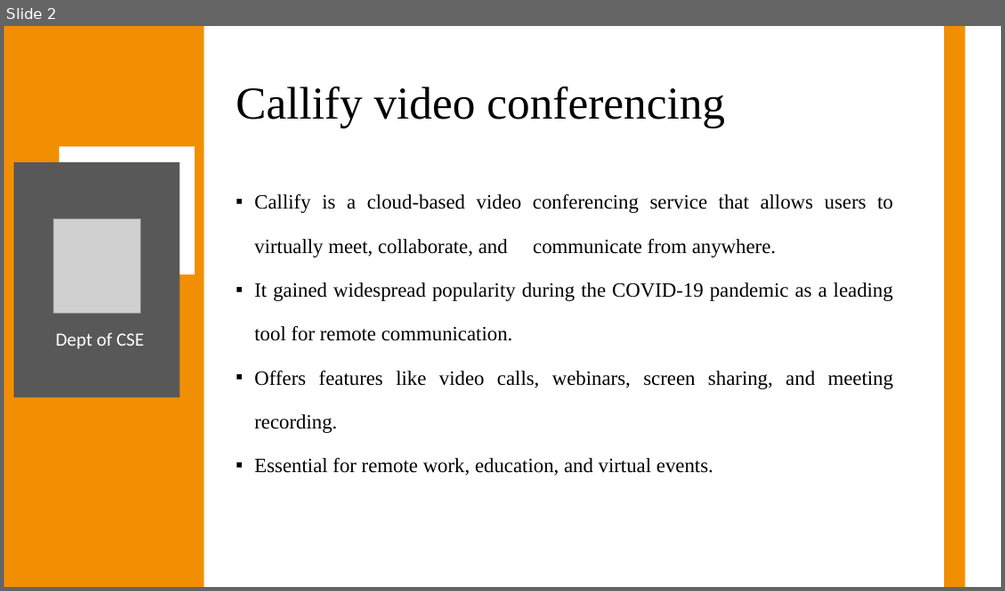
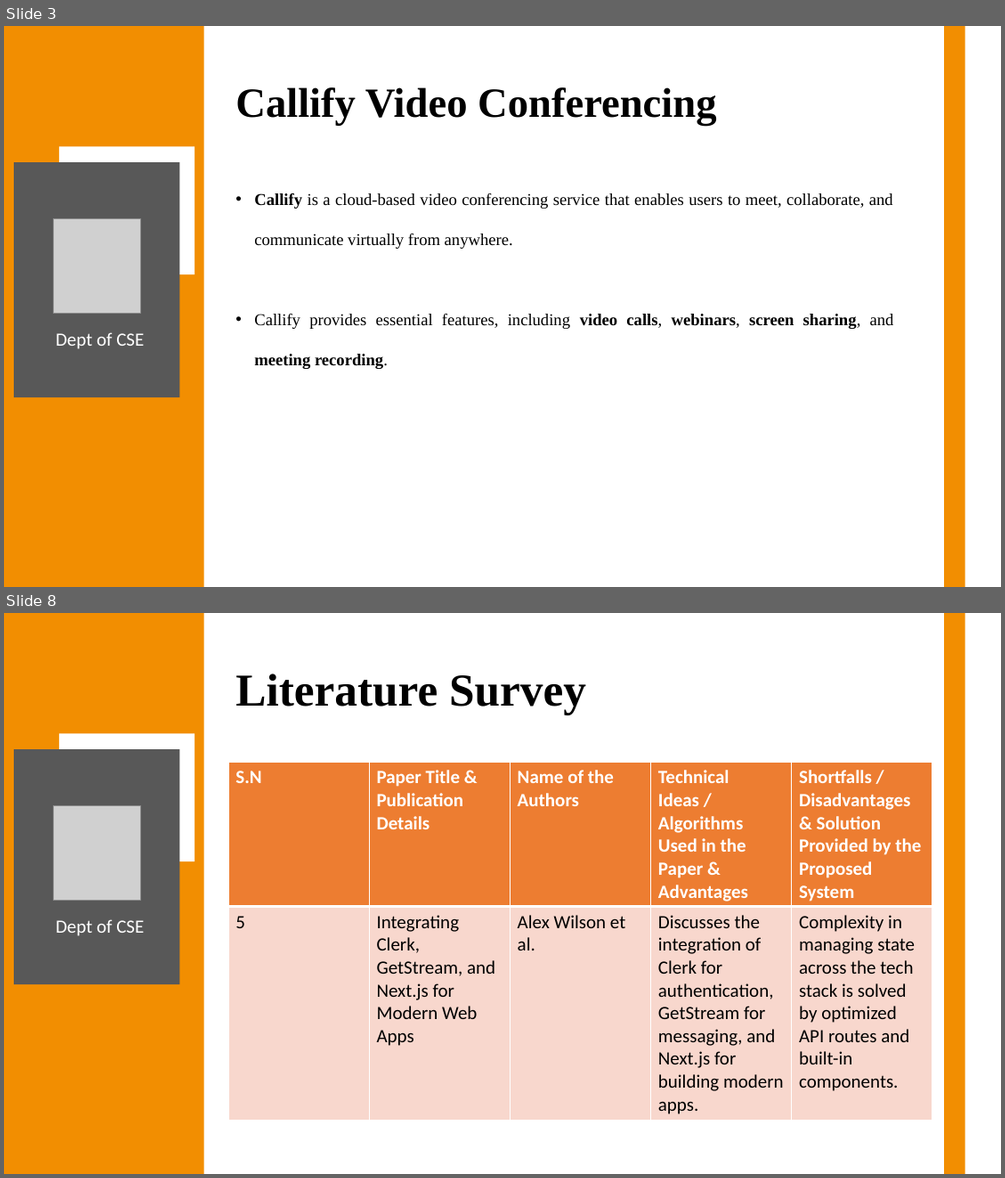
Before and after one commit to Anish202020/7th-Semester, a slide deck: Report & PPT/Project Work/Ppt/Callify Synopsis.pptx. Shown one above the other, each under a label of ours: slide 2 before the commit, slides 3 and 8 after it; the slides between them are not shown. The pictures are 1005x591 and 1005x1178 pixels, drawn with LibreOffice and Linux fonts; fonts in the diff are those of the drawing; grey boxes stand for pictures. Boxes give left, top, right and bottom in pixels: in the first picture for what was removed or moved away, otherwise in the second. Text is boxed around its words. In the diff, an @@ line names an element or a change of style, - is before the commit and + after.

```diff
--- a/Report & PPT/Project Work/Ppt/Callify Synopsis.pptx
+++ b/Report & PPT/Project Work/Ppt/Callify Synopsis.pptx
@@ slide 8 added at (4,613,1001,1174), background #FFFFFF @@
@@ rectangle added at (4,613,203,1174), fill #F28E01 @@
@@ rectangle added at (944,613,965,1174), fill #F28E01 @@
@@ title added at (235,674,586,714), 44 pt, text #000000, bold @@
+Literature Survey
@@ rectangle added at (59,733,194,861), fill #FFFFFF @@
@@ rectangle added at (14,749,179,985), fill #585858 @@
@@ table added at (228,763,931,1118), 2 rows, 5 columns @@
+S.N | Paper Title & Publication Details | Name of the Authors | Technical Ideas / Algorithms Used in the Paper & Advantages | Shortfalls / Disadvantages & Solution Provided by the Proposed System
+5 | Integrating Clerk, GetStream, and Next.js for Modern Web Apps | Alex Wilson et al. | Discusses the integration of Clerk for authentication, GetStream for messaging, and Next.js for building modern apps. | Complexity in managing state across the tech stack is solved by optimized API routes and built-in components.
@@ picture added at (53,806,141,900) @@
@@ text added at (56,919,144,936), 18 pt, text #FFFFFF @@
+Dept of CSE
@@ what was slide 2 is now slide 3 @@
@@ slide 3 changed as well @@
@@ title at (235,87,716,126): text changed; size 44 to 40 pt; bold on @@
-Callify video conferencing
+Callify Video Conferencing
@@ text at (254,193,894,369): text changed; size 19.6 to 16 pt @@
-▪ Callify is a cloud-based video conferencing service that allows users to virtually meet, collaborate, and communicate from anywhere.
-▪ It gained widespread popularity during the COVID-19 pandemic as a leading tool for remote communication.
-▪ Offers features like video calls, webinars, screen sharing, and meeting recording.
-▪ Essential for remote work, education, and virtual events.
+• Callify is a cloud-based video conferencing service that enables users to meet, collaborate, and communicate virtually from anywhere.
+• Callify provides essential features, including video calls, webinars, screen sharing, and meeting recording.
```
Also in this commit, not shown: 17 other slides changed, 6 other slides added.
